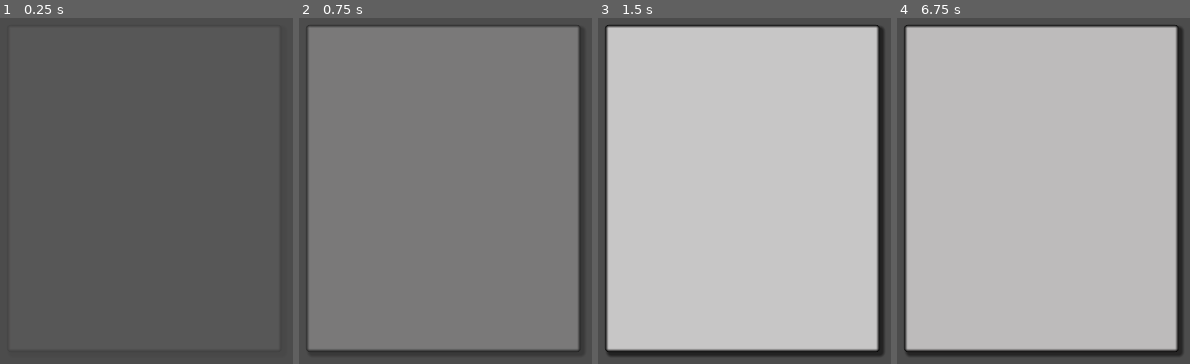
Above: before the commit, frames 1-4 (left to right).
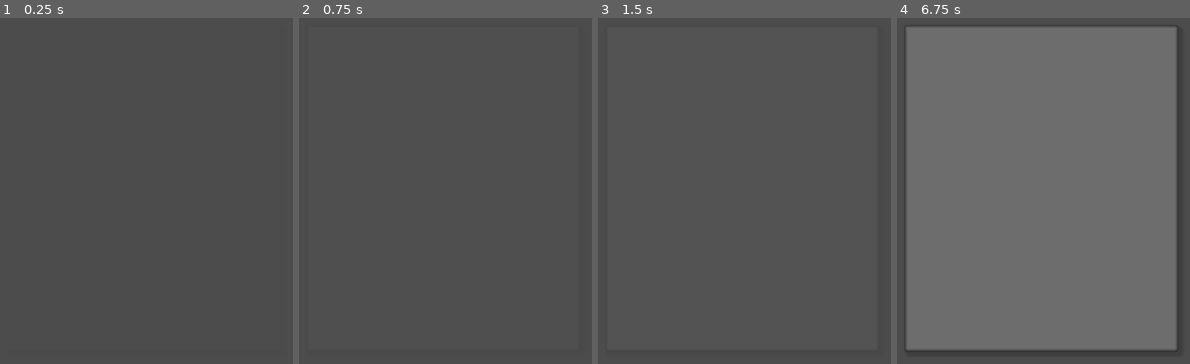
Above: after the commit, the same moments.

Repository: Clovisindo/CV-Please
Game: Godot game, scene res://scenes/game/items/curriculum/curriculum.tscn
The game is run twice, just before and just after one commit, with the same random seed, the same clock (stepped at 60 frames per second) and the same inputs. This scene is started directly instead of the project's main scene.
Inputs (mouse positions are in pixels of both pictures, inside the frame that each line leads up to):
- Up to frame 1 (0.25 s): no input
- Up to frame 2 (0.75 s): tap Enter at 0.5 s; click (442, 187) at 0.67 s
- Up to frame 3 (1.5 s): move the mouse to (outside the picture) at 1.27 s; click (outside the picture) at 1.42 s
- Up to frame 4 (6.75 s): tap Space at 2, 3.5, 5 s; move the mouse to (1119, 83) at 2.02 s; click (1119, 83) at 2.17 s; tap Enter at 2.75, 4.25 s; move the mouse to (999, 280) at 2.77 s; click (999, 280) at 2.92 s; move the mouse to (outside the picture) at 3.52 s; click (outside the picture) at 3.67 s; move the mouse to (outside the picture) at 4.27 s; click (outside the picture) at 4.42 s; move the mouse to (1081, 187) at 5.02 s; click (1081, 187) at 5.17 s; move the mouse to (920, 69) at 5.77 s; click (920, 69) at 5.92 s; move the mouse to (outside the picture) at 6.52 s; click (outside the picture) at 6.67 s

The runs differ from the first frame. In frame 2, 86% of the frame differs, in the area x 2-97%, y 2-97%; in frame 3, 90%, in the area x 2-98%, y 2-98%; in frame 4, 89%.

Commit message:
refactor: aplica guía de estilos de Godot

Diff:
--- a/GameManager.gd
+++ b/GameManager.gd
@@ -66,6 +66,7 @@
 		new_applicant.connect("interaction_started", self, "_on_interaction_started")
 		new_applicant.connect("interaction_ended", self, "_on_interaction_ended")
 
+
 func _on_working_day_ended():
 	for applicant in applicant_list:
 		if applicant.get_status() is StateApplicantEvaluated:
--- a/project.godot
+++ b/project.godot
@@ -32,7 +32,7 @@
 "base": "Object",
 "class": "EnumUtils",
 "language": "GDScript",
-"path": "res://src/Enum.gd"
+"path": "res://src/enum.gd"
 }, {
 "base": "Node2D",
 "class": "GameManager",
--- a/scenes/game/characters/applicant/applicant.gd
+++ b/scenes/game/characters/applicant/applicant.gd
@@ -12,6 +12,13 @@
 signal interaction_started()
 signal interaction_ended()
 
+
+func _ready():
+	$StateMachine.init(self)
+	$Container/PortraitRect/Portrait.texture = portrait_texture
+	$Container/Name.bbcode_text = "[center]%s[/center]" % applicant_name
+
+
 func add_data(name: String, skills: Dictionary):
 	if name:
 		applicant_name = name
@@ -20,9 +27,6 @@
 		cv = curriculum_scene.instance()
 		cv.add_skills(skills)
 
-func _ready():
-	$StateMachine.init(self)
-	$Container/PortraitRect/Portrait.texture = portrait_texture
 
 func get_cv():
 	return self.cv
@@ -47,5 +51,6 @@
 func lock_applicant(is_locked: bool):
 	$StateMachine.current_state.lock_applicant(is_locked)
 
+
 func get_status():
 	return $StateMachine.current_state
--- a/scenes/game/characters/applicant/state_machine.gd
+++ b/scenes/game/characters/applicant/state_machine.gd
@@ -1,11 +1,13 @@
 extends StateMachine
 
 class_name StateMachineApplicant
+
 
 func init(applicant: Applicant):
 	for child in get_children():
 		child.applicant = applicant
 		child.portrait = applicant.get_node("Container/PortraitRect/Portrait")
+
 
 func _ready():
 	current_state = get_node(initial_state)
--- a/scenes/game/characters/applicant/states/state_applicant.gd
+++ b/scenes/game/characters/applicant/states/state_applicant.gd
@@ -9,5 +9,6 @@
 func process_applicant():
 	pass
 
+
 func lock_applicant(_is_locked: bool):
 	pass
--- a/scenes/game/characters/applicant/states/state_applicant_evaluated.gd
+++ b/scenes/game/characters/applicant/states/state_applicant_evaluated.gd
@@ -2,6 +2,7 @@
 
 class_name StateApplicantEvaluated
 
+
 func enter():
 	print("%s evaluated" % self.applicant)
 	applicant.cv.process_cv(self.applicant.evaluation)
--- a/scenes/game/characters/applicant/states/state_applicant_locked.gd
+++ b/scenes/game/characters/applicant/states/state_applicant_locked.gd
@@ -2,6 +2,7 @@
 
 class_name StateApplicantLocked
 
+
 func lock_applicant(is_locked: bool):
 	if not is_locked:
 		emit_signal("transitioned","Waiting")
--- a/scenes/game/characters/applicant/states/state_applicant_reviewing.gd
+++ b/scenes/game/characters/applicant/states/state_applicant_reviewing.gd
@@ -6,9 +6,11 @@
 var y_limit = 10
 var initial_y_pos = 0
 
+
 func enter():
 	applicant.show_cv(true)
 	initial_y_pos = portrait.position.y
+
 
 func exit():
 	applicant.show_cv(false)
@@ -16,9 +18,11 @@
 	tween.set_ease(Tween.EASE_OUT)
 	tween.set_trans(Tween.TRANS_ELASTIC)
 
+
 func handle_input(event: InputEvent):
 	if event is InputEventMouseButton && Input.is_mouse_button_pressed(BUTTON_LEFT):
 		emit_signal("transitioned","Waiting")
+
 
 func update(delta):
 	# Si se ha salido del limite, cambiamos la direccion
@@ -26,5 +30,6 @@
 		velocity *= -1
 	portrait.position.y += velocity * delta
 
+
 func process_applicant():
 	emit_signal("transitioned","Evaluated")
--- a/scenes/game/characters/applicant/states/state_applicant_waiting.gd
+++ b/scenes/game/characters/applicant/states/state_applicant_waiting.gd
@@ -1,6 +1,7 @@
 extends StateApplicant
 
 class_name StateApplicantWaiting
+
 
 func handle_input(event):
 	if event is InputEventMouseButton && Input.is_mouse_button_pressed(BUTTON_LEFT):
--- a/scenes/game/items/curriculum/curriculum.gd
+++ b/scenes/game/items/curriculum/curriculum.gd
@@ -3,6 +3,7 @@
 class_name Curriculum
 
 export(PackedScene) onready var skill_panel_scene
+
 
 func add_skills(skills):
 	if skills:
@@ -12,14 +13,18 @@
 			skill_panel.add_data(skill, "Answer")
 			$CVPanel/VBoxContainer.add_child(skill_panel)
 
+
 func _skill_checked(skill):
 	$StateMachine.current_state.process_skill_selected(skill)
+
 
 func _gui_input(event):
 	$StateMachine.current_state.handle_input(event)
 
+
 func process_cv(result):
 	$StateMachine.current_state.process_cv(result)
 
+
 func get_status():
 	return $StateMachine.current_state
--- a/scenes/game/items/curriculum/curriculum.tscn
+++ b/scenes/game/items/curriculum/curriculum.tscn
@@ -53,7 +53,6 @@
 [node name="StateMachine" type="Node" parent="."]
 script = ExtResource( 3 )
 initial_state = NodePath("Idle")
-cv = NodePath("..")
 
 [node name="Idle" type="Node" parent="StateMachine"]
 script = ExtResource( 4 )
--- a/scenes/game/items/curriculum/skill_panel.gd
+++ b/scenes/game/items/curriculum/skill_panel.gd
@@ -14,10 +14,12 @@
 
 export(SkillStatus) var current_status
 
+
 func add_data(text: String, answer: String):
 	skill_answer = answer
 	skill_name = text
 	$SkillText.text = text
+
 
 func _gui_input(event):
 	if current_status == SkillStatus.IDLE:
@@ -27,17 +29,21 @@
 	elif current_status == SkillStatus.MATCHED:
 		_process_as_matched(event)
 
+
 func _process_as_idle(event):
 	if event is InputEventMouseButton && Input.is_mouse_button_pressed(BUTTON_LEFT):
 		current_status = SkillStatus.SELECTED
-		cv._skill_checked(self)
 		rect_position.x += 10
+		if cv:
+			cv._skill_checked(self)
+
 
 func _process_as_selected(event):
 	if event is InputEventMouseButton && Input.is_mouse_button_pressed(BUTTON_LEFT):
 		current_status = SkillStatus.IDLE
 		rect_position.x = 0
 
+
 func _process_as_matched(event):
 	if event is InputEventMouseButton && Input.is_mouse_button_pressed(BUTTON_LEFT):
 		pass
--- a/scenes/game/items/curriculum/state_machine.gd
+++ b/scenes/game/items/curriculum/state_machine.gd
@@ -1,8 +1,6 @@
 extends StateMachine
 
 class_name StateMachineCV
-
-export var cv: NodePath
 
 func _ready():
 	current_state = get_node(initial_state)
@@ -10,7 +8,7 @@
 		if child is StateCV:
 			states[child.name] = child
 			child.connect("transitioned", self, "on_child_transitioned")
-			child.cv = get_node(cv)
+			child.cv = get_parent()
 		else:
 			push_warning("State machine contains child which is not 'State'")
 	current_state.enter()
--- a/scenes/game/items/curriculum/states/state_cv.gd
+++ b/scenes/game/items/curriculum/states/state_cv.gd
@@ -2,11 +2,12 @@
 
 class_name StateCV
 
-var cv
+var cv: Curriculum
 
 
 func process_cv(_result):
 	pass
 
+
 func process_skill_selected(_skill):
 	pass
--- a/scenes/game/items/curriculum/states/state_cv_active.gd
+++ b/scenes/game/items/curriculum/states/state_cv_active.gd
@@ -2,8 +2,10 @@
 
 class_name StateCVActive
 
+
 func enter():
 	print("CV in Active State...")
+
 
 func process_cv(result):
 	if result.current_status == ApplicantResult.Status.VALID:
--- a/scenes/game/items/curriculum/states/state_cv_approved.gd
+++ b/scenes/game/items/curriculum/states/state_cv_approved.gd
@@ -2,5 +2,6 @@
 
 class_name StateCVApproved
 
+
 func enter():
 	print("CV Approved!")
--- a/scenes/game/items/curriculum/states/state_cv_idle.gd
+++ b/scenes/game/items/curriculum/states/state_cv_idle.gd
@@ -4,10 +4,12 @@
 
 export var animation_velocity = 20
 
+
 func enter():
-	var tween = create_tween().tween_property(cv, "modulate:a", 1, animation_velocity)
-	tween.set_ease(Tween.EASE_OUT)
-	tween.set_trans(Tween.TRANS_ELASTIC)
+	var tween = create_tween()
+	tween.tween_property(cv, "modulate:a", 1, animation_velocity)
+	tween.set_ease(Tween.EASE_OUT).set_trans(Tween.TRANS_ELASTIC)
+
 
 func process_skill_selected(_skill):
 	emit_signal("transitioned", "Active")
--- a/scenes/game/items/curriculum/states/state_cv_rejected.gd
+++ b/scenes/game/items/curriculum/states/state_cv_rejected.gd
@@ -2,5 +2,6 @@
 
 class_name StateCVRejected
 
+
 func enter():
 	print("CV Rejected :(")
--- a/scenes/game/items/job_offer/job_offer.gd
+++ b/scenes/game/items/job_offer/job_offer.gd
@@ -6,19 +6,23 @@
 
 onready var state_machine = $StateMachine
 
+
 func _ready():
 	var job_offer_container = get_node("JobOfferPanel/VBoxContainer")
 	_instance_new_requisite_line("requisite 1","answer 1",job_offer_container)
 	_instance_new_requisite_line("requisite 2","answer 2",job_offer_container)
 	_instance_new_requisite_line("requisite 3","answer 3",job_offer_container)
 
+
 func _instance_new_requisite_line(requisite_name, requisite_answer, container):
 	var requisite_panel = requisite_scene.instance()
 	requisite_panel.initialize(self, requisite_name, requisite_answer)
 	container.add_child(requisite_panel)
 
-func requisite_checked(requisite):
-	print(requisite)
 
 func _gui_input(event):
 	state_machine.current_state.handle_input(event)
+
+
+func requisite_checked(requisite):
+	print(requisite)
--- a/scenes/game/items/job_offer/job_requisite.gd
+++ b/scenes/game/items/job_offer/job_requisite.gd
@@ -11,10 +11,12 @@
 
 export(SkillStatus) var current_status
 
+
 func initialize(matrix_job_offer: JobOffer, text: String, answer: String):
 	job_offer = matrix_job_offer
 	requisite_answer = answer
 	$RequisiteText.text = text
+
 
 func _gui_input(event):
 	if current_status == SkillStatus.IDLE:
@@ -24,6 +26,7 @@
 	elif current_status == SkillStatus.MATCHED:
 		_process_as_matched(event)
 
+
 func _process_as_idle(event):
 	if event is InputEventMouseButton && Input.is_mouse_button_pressed(BUTTON_LEFT):
 		if job_offer:
@@ -31,11 +34,13 @@
 		current_status = SkillStatus.SELECTED
 		rect_position.x -= 10
 
+
 func _process_as_selected(event):
 	if event is InputEventMouseButton && Input.is_mouse_button_pressed(BUTTON_LEFT):
 		current_status = SkillStatus.IDLE
 		rect_position.x = 0
 
+
 func _process_as_matched(event):
 	if event is InputEventMouseButton && Input.is_mouse_button_pressed(BUTTON_LEFT):
 		pass
--- a/scenes/game/items/job_offer/state_machine.gd
+++ b/scenes/game/items/job_offer/state_machine.gd
@@ -1,6 +1,7 @@
 extends StateMachine
 
 class_name StateMachineJobOffer
+
 
 func _ready():
 	current_state = get_node(initial_state)
--- a/scenes/game/levels/puzzle_manager.gd
+++ b/scenes/game/levels/puzzle_manager.gd
@@ -1,7 +1,6 @@
 extends Node
 
 class_name PuzzleManager
-var puzzle
 const LEVELS_DIR = "res://scenes/game/levels/"
 
 func save_puzzle(_puzzle):
--- a/src/Enum.gd
+++ b/src/enum.gd
@@ -1,11 +1,13 @@
 extends Object
 
 class_name EnumUtils
+
 
 enum typeWork {
 	special_type1,
 	special_type2
 }
+
 
 enum dificulty {
 	easy,
@@ -13,6 +15,7 @@
 	hard
 }
 
+
 enum levels {
 	level_1,
 	level_2,
--- a/src/states/state.gd
+++ b/src/states/state.gd
@@ -4,17 +4,22 @@
 
 signal transitioned(new_state_name)
 
+
 func enter():
 	pass
+
 
 func exit():
 	pass
 
+
 func update(_delta):
 	pass
+
 
 func physics_update(_delta):
 	pass
 
+
 func handle_input(_event):
 	pass
--- a/src/states/state_machine.gd
+++ b/src/states/state_machine.gd
@@ -6,8 +6,6 @@
 export var initial_state: NodePath
 var current_state
 
-func _ready():
-	pass
 
 func on_child_transitioned(new_state_name):
 	var new_state = states.get(new_state_name)
@@ -18,8 +16,10 @@
 	else:
 		push_warning("Called transition on a state that does not exist")
 
+
 func _process(delta):
 	current_state.update(delta)
 
+
 func _physics_process(delta):
 	current_state.physics_update(delta)
